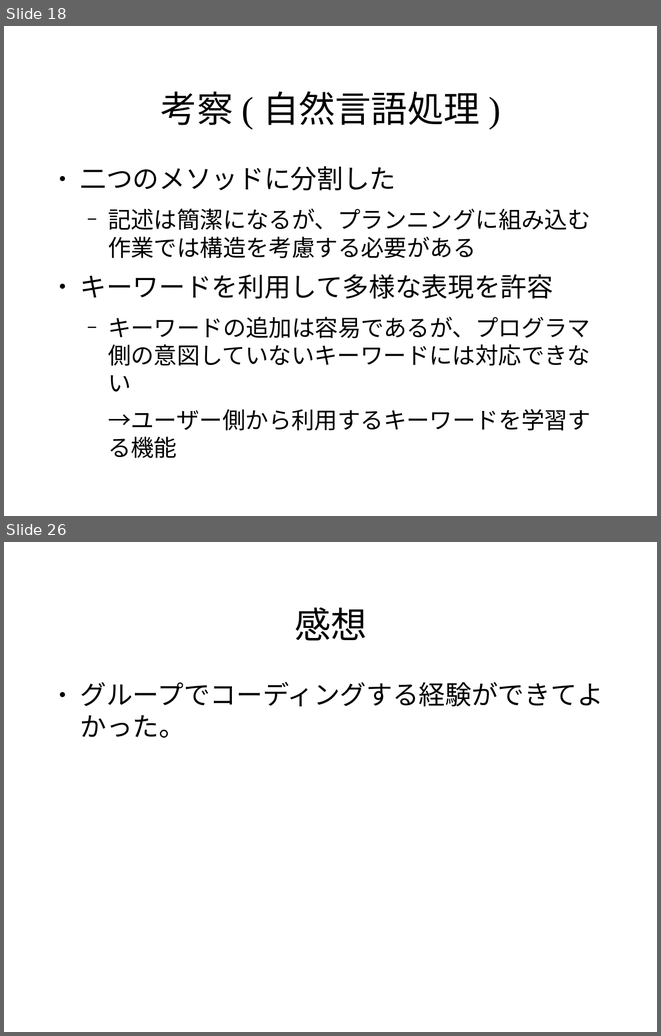
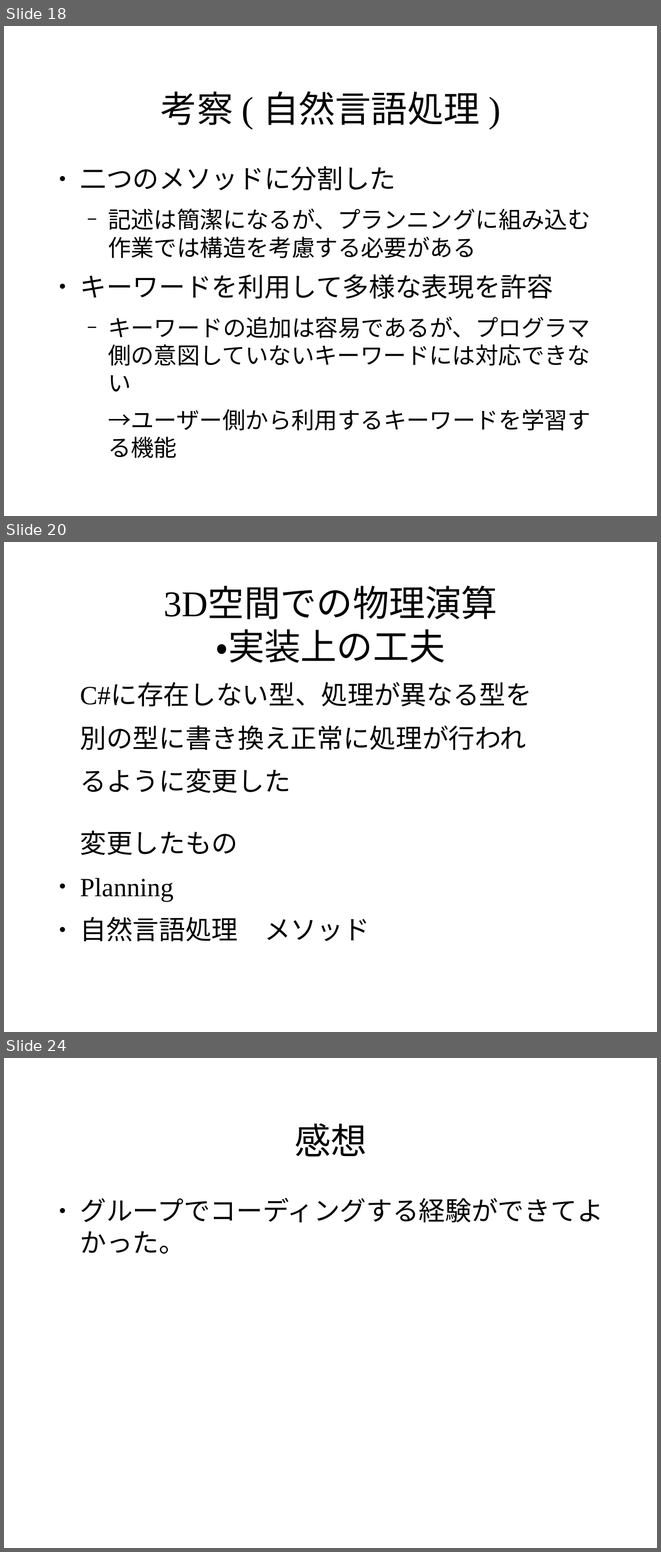
Before and after one commit to pamyupamyu/rep8, a slide deck: グループ1 発表スライド.odp. Shown one above the other, each under a label of ours: slides 18 and 26 before the commit, slides 18, 20 and 24 after it; the slides between them are not shown. The pictures are 661x1036 and 661x1552 pixels, drawn with LibreOffice and Linux fonts; fonts in the diff are those of the drawing; background and template pictures are left out. Boxes give left, top, right and bottom in pixels: in the first picture for what was removed or moved away, otherwise in the second. Text is boxed around its words. In the diff, an @@ line names an element or a change of style, - is before the commit and + after.

```diff
--- a/グループ1 発表スライド.odp
+++ b/グループ1 発表スライド.odp
@@ slide 20 added at box(4, 542, 657, 1032), background picture (left out) @@
@@ title added at box(164, 588, 497, 663), 44 pt, text #000000 @@
+3D空間での物理演算
+・実装上の工夫
@@ text added at box(80, 684, 532, 793), 32 pt, text #000000 @@
+C#に存在しない型、処理が異なる型を
+別の型に書き換え正常に処理が行われ
+るように変更した
@@ text added at box(80, 830, 370, 941), 32 pt, text #000000 @@
+変更したもの
+● Planning
+● 自然言語処理 メソッド
@@ what was slide 26 is now slide 24 @@
```
Also in this commit, not shown: 2 slides changed, 2 other slides added, 5 slides removed.
